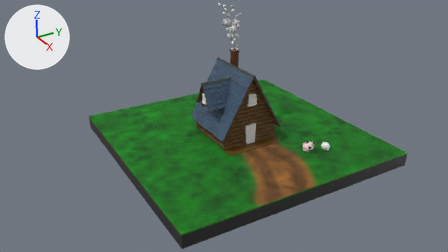
Before and after pictures for a commit that changed the Blender file blender-3.6/scene/house-2.blend.
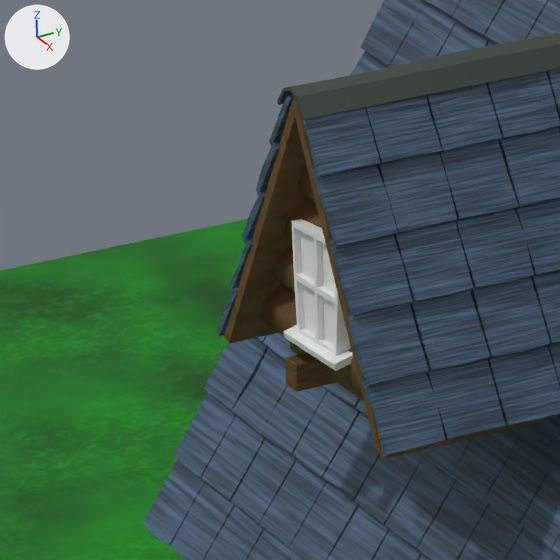
The first picture shows the older version from the file's camera 'Camera'. The close-ups show both versions on the part from 40% to 50% of the width and 30% to 47% of the height of that picture; other places that the commit changed are outside them. Arrows for +X, +Y and +Z are at upper left; the lights stay in place.

Objects in the first close-up: 'House.001', 'House.002', 'Plane.002', 'Roof.001', 'Roof.002', 'Roof.003', 'Roof.005', 'Window.002'.
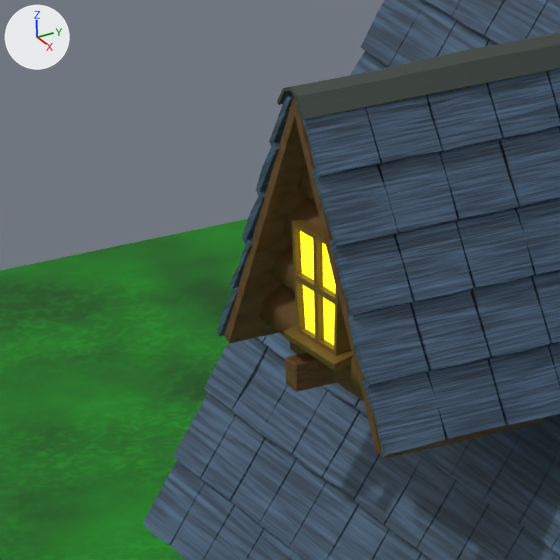
Boxes (x1, y1, x2, y2) around the edits, measured in the close-ups (560 x 560 px):
'Window.002', recoloured (grey to yellow)
    both: (283, 219, 353, 371)
part 1 of me_plane_006, recoloured (grey to yellow)
    both: (283, 219, 353, 371)
part 2 of me_plane_006, recoloured (grey to yellow)
    both: (300, 231, 336, 345)

What changed in the scene script:
```text
Change mat_material_017:
    mat_material_017.base_color: (0.107, 0.0309, 0.00154) -> (0.147, 0.086, 0.0124)  # brown #5c3105 -> brown #6b531d
Add mat_material_016:
    mat_material_016 = principled_material('Material.016')
    mat_material_016.base_color = (0.049, 0.0451, 0.07)  # dark blue #3f3c4b
    mat_material_016.emission_color = (0.799, 0.638, 0.0)  # yellow #e7d100
    mat_material_016.emission_strength = 2.1
Change me_plane_006:
    where me_plane_006.from_pydata(...)  # 57 vertices, 49 faces; spans x -1.04..1.17, y -1.14..1.31, z -0.82..0.33
    used by ob_window_002; location = (0.074, -1.303, 0.663); rotation_euler = (1.571, 0.0, 0.0), in degrees (90, 0, 0); scale = (0.133, 0.147, 0.133)
    me_plane_006 part 1: 45 of the faces centred in x -1.04..1.16, y -1.05..1.28, z -0.35..0.32 switch from no material to mat_material_017 (brown #6b531d)
    me_plane_006 part 2: all 4 faces centred in x -0.41..0.53, y -0.4..0.7, z 0.0 switch from no material to mat_material_016 (dark blue #3f3c4b)
```
